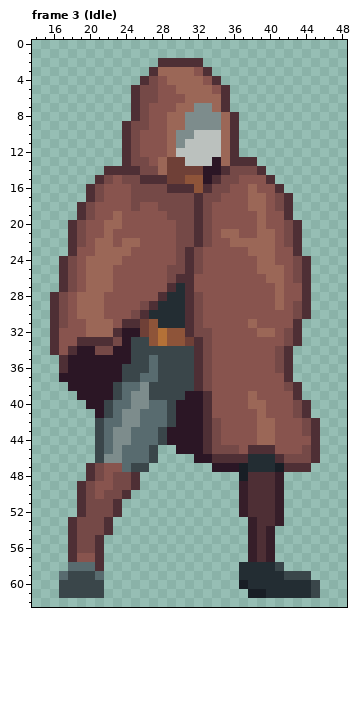
Pixel-art file: Personal_Roberto/ASEPRITE/1. Liora/Liora_Idle.aseprite. The first picture shows the starting point.
64x64 pixels, 8 frames. Shown: frame 3 (Idle): x 14..48, y 0..62. The commit also changed other frames, which this record leaves out.
After:
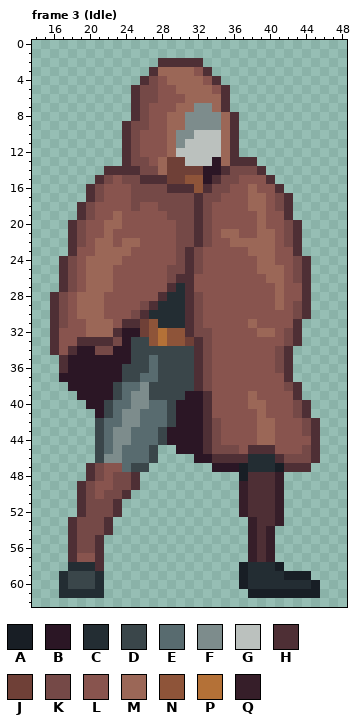
Palette (. is transparent): A #181e25  B #2b1625  C #232d33  D #3a464a  E #586b6f  F #7d8c8c  G #bbc1be  H #4e2f35  J #6f4037  K #754947  L #88544e  M #9b6757  N #8e5439  P #b47137  Q #361e29
The edit:
Frame 3 (Idle), layer "Flattened":
y 58: x 18..20 EEE -> CCC; x 37 C -> A; x 41 D -> A
y 59: x 17 E -> C; x 21 E -> C; x 37 C -> A; x 42..44 DDD -> AAA
y 60: x 17 D -> C; x 21 D -> C; x 45 D -> A
y 61: x 17..21 DDDDD -> CCCCC; x 40..45 CCCCCD -> AAAAAA
